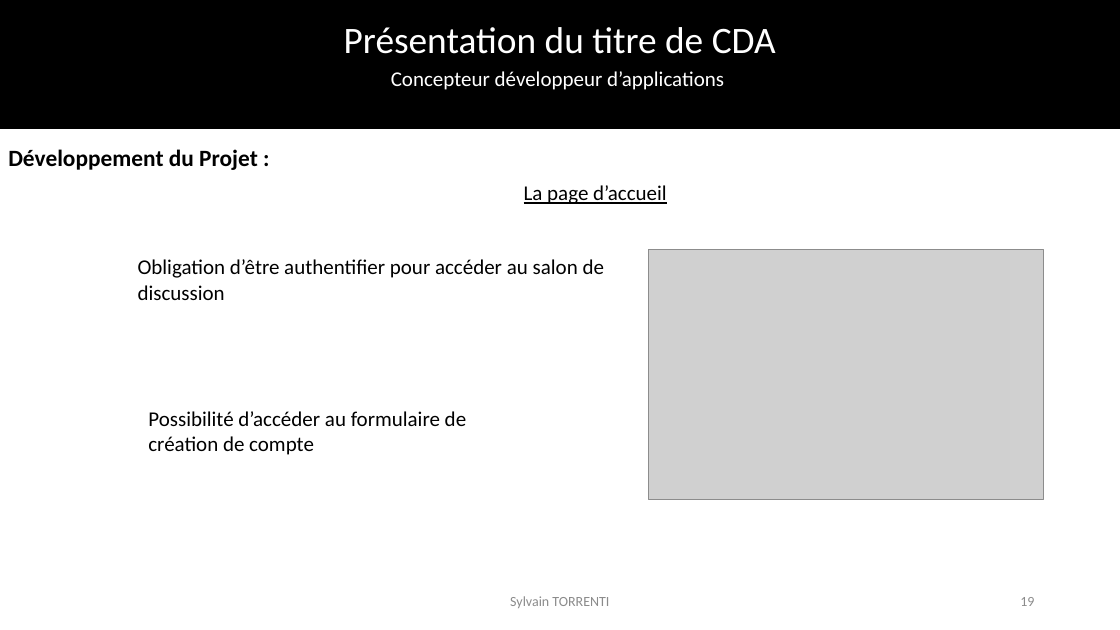
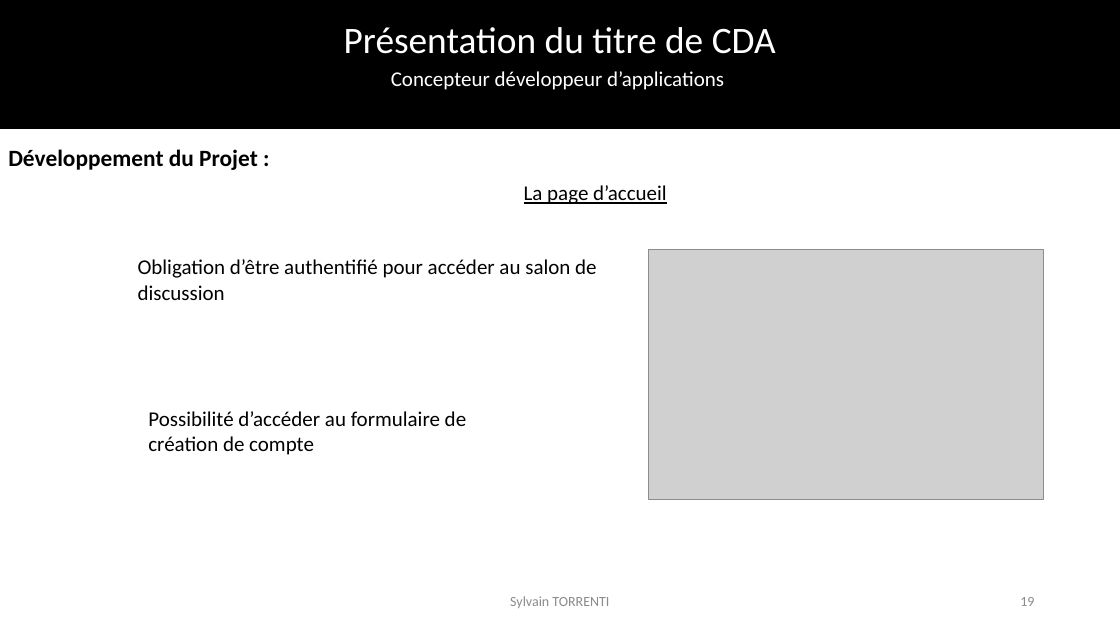
Before and after one commit to SylvainTorrenti/PERSO-Dossier-Projet, a slide deck: slide 19 of Presentation examen final.pptx. Drawn at 1120x630 pixels with LibreOffice and Linux fonts; fonts in the diff are those of the drawing; grey boxes stand for pictures; background and template pictures are left out. Boxes give left, top, right and bottom in pixels: in the first picture for what was removed or moved away, otherwise in the second. Text is boxed around its words. In the diff, an @@ line names an element or a change of style, - is before the commit and + after.

```diff
--- a/Presentation examen final.pptx
+++ b/Presentation examen final.pptx
@@ text at <box>138,259,596,300</box>: text changed @@
-Obligation d’être authentifier pour accéder au salon de discussion
+Obligation d’être authentifié pour accéder au salon de discussion
```
Also in this commit, not shown: 33 other slides changed, 36 slides added, 1 slide removed, 6 other files.
